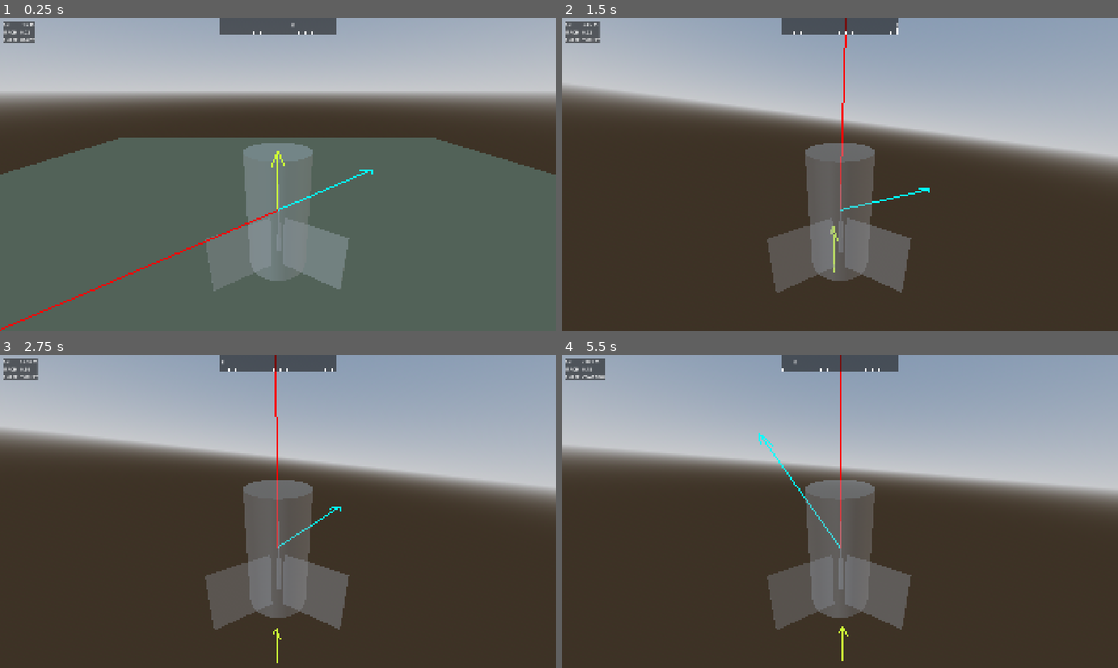
Above: before the commit, frames 1-4 (two rows, left to right).
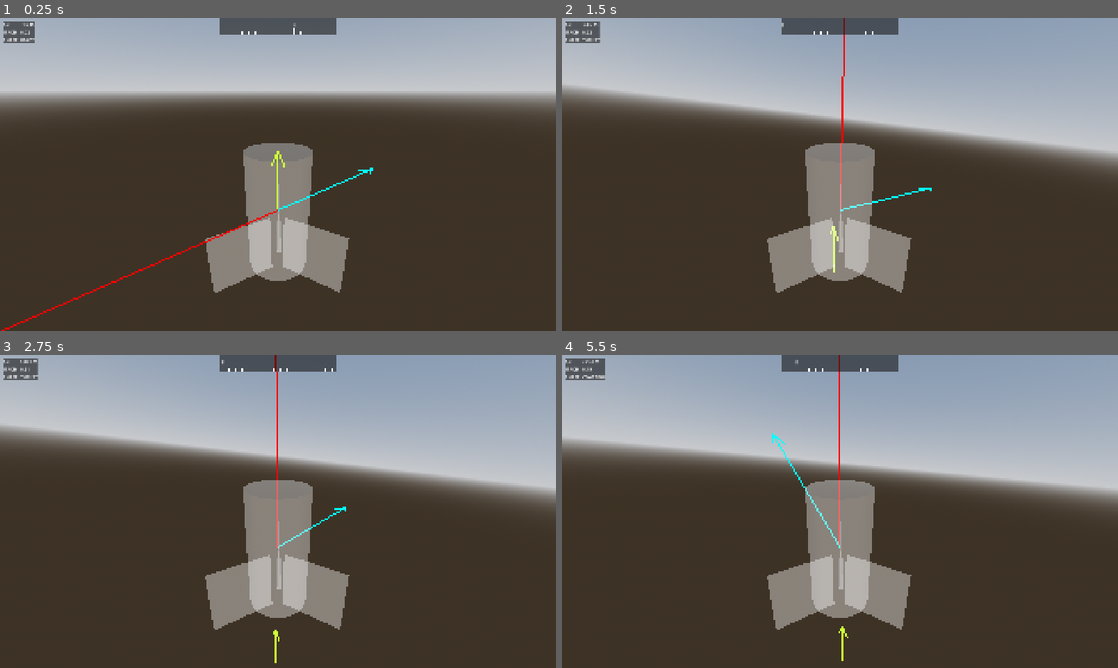
Above: after the commit, the same moments.

Repository: Mauco003/skyward-launch
Game: Godot game, scene res://main.tscn
Two runs of this game, one before a commit and one after it. Both use one fixed random seed, a clock stepped at 60 frames per second and the inputs below.
Inputs (mouse positions are in pixels of both pictures, inside the frame that each line leads up to):
- Up to frame 1 (0.25 s): no input
- Up to frame 2 (1.5 s): tap Enter at 0.5 s; move the mouse to (962, 158) at 0.52 s; tap Space (launch) at 0.6 s; click (962, 158) at 0.67 s; drag from (728, 190) to (812, 237) at 1.27 s
- Up to frame 3 (2.75 s): move the mouse to (333, 442) at 2.02 s; hold Ctrl from 2.03 s (still down); click (333, 442) at 2.17 s
- Up to frame 4 (5.5 s): release Ctrl at 2.75 s; drag from (812, 574) to (673, 464) at 2.77 s; move the mouse to (1006, 558) at 3.52 s; tap Space (launch) at 3.6 s; click (1006, 558) at 3.67 s; drag from (673, 464) to (756, 433) at 4.27 s; move the mouse to (867, 511) at 5.02 s; hold Ctrl from 5.03 s (still down); click (867, 511) at 5.17 s

The runs differ from the first frame. In frame 1, 56% of the frame differs, in the area x 0-100%, y 1-100%; in frame 2, 8.6%; in frame 3, 7.8%; in frame 4, 11%.
Error after the commit: Assertion failed. (res://addons/zylann.hterrain/hterrain_data.gd:1009)

Commit message:
Re-import terrain data

Diff:
--- a/main.tscn
+++ b/main.tscn
@@ -9,6 +9,9 @@
 [ext_resource type="Script" uid="uid://b3mner3prtnwc" path="res://scripts/telemetry/telemetry.gd" id="7_272bh"]
 [ext_resource type="Script" uid="uid://d4pc8w4fbudo" path="res://scripts/telemetry/compass.gd" id="8_5vw27"]
 [ext_resource type="Theme" uid="uid://cehrckpgv4dy0" path="res://assets/themes/default.tres" id="8_kek77"]
+[ext_resource type="Script" uid="uid://d2yyc00tcs378" path="res://addons/zylann.hterrain/hterrain.gd" id="10_dg77c"]
+[ext_resource type="Resource" uid="uid://mtknbs8fsjb7" path="res://assets/terrain/roccaraso/data.hterrain" id="11_ycdy4"]
+[ext_resource type="Script" uid="uid://dq0ak26blyq5g" path="res://addons/zylann.hterrain/hterrain_texture_set.gd" id="12_w48qg"]
 
 [sub_resource type="StandardMaterial3D" id="StandardMaterial3D_7mycd"]
 albedo_color = Color(0.5019608, 0.5137255, 0.3882353, 1)
@@ -56,12 +59,18 @@
 _data = [Vector2(0, 1), 0.0, 0.0, 0, 0, Vector2(1, 1), 0.0, 0.0, 0, 0]
 point_count = 2
 
+[sub_resource type="Resource" id="Resource_vivmo"]
+script = ExtResource("12_w48qg")
+mode = 0
+textures = [[], []]
+
 [node name="World" type="Node3D" unique_id=1314354454]
 script = ExtResource("1_0xm2m")
 
 [node name="SimulationManager" type="Node" parent="." unique_id=1747496149]
 process_physics_priority = -1
 script = ExtResource("2_7mycd")
+initial_altitude = 1140
 
 [node name="Wind" type="Node" parent="." unique_id=8213278]
 unique_name_in_owner = true
@@ -75,6 +84,7 @@
 
 [node name="Terrain" type="MeshInstance3D" parent="." unique_id=933990466]
 transform = Transform3D(10, 0, 0, 0, 10, 0, 0, 0, 10, 0, 0, 0)
+visible = false
 mesh = SubResource("PlaneMesh_7dm0k")
 
 [node name="StaticBody3D" type="StaticBody3D" parent="Terrain" unique_id=1324326770]
@@ -83,13 +93,13 @@
 shape = SubResource("ConvexPolygonShape3D_ig7tw")
 
 [node name="Rocket" type="RigidBody3D" parent="." unique_id=1574210833]
-transform = Transform3D(-4.371139e-08, -1, 0, 1, -4.371139e-08, 0, 0, 0, 1, 8.873404e-09, 1.0470002, 0)
+transform = Transform3D(-4.371139e-08, -1, 0, 1, -4.371139e-08, 0, 0, 0, 1, 8.873404e-09, 1.228488, 0)
 mass = 30.0
 inertia = Vector3(0.14, 21.35, 21.35)
 script = ExtResource("1_ig7tw")
 
 [node name="CollisionShape3D" type="CollisionShape3D" parent="Rocket" unique_id=1195020357]
-transform = Transform3D(-4.371139e-08, 1, 0, -1, -4.371139e-08, 0, 0, 0, 1, 0, 0.20504975, 0)
+transform = Transform3D(-4.371139e-08, 1, 0, -1, -4.371139e-08, 0, 0, 0, 1, 0, 0, 0)
 shape = SubResource("CylinderShape3D_0xm2m")
 
 [node name="ThirdPersonCamera" type="Camera3D" parent="Rocket" unique_id=1111961493]
@@ -171,3 +181,27 @@
 grow_horizontal = 2
 theme = ExtResource("8_kek77")
 script = ExtResource("8_5vw27")
+
+[node name="HTerrain" type="Node3D" parent="." unique_id=2112713398]
+transform = Transform3D(-4.371139e-08, 0, -1, 0, 1, 0, 1, 0, -4.371139e-08, 4500, -627.675, -3900)
+script = ExtResource("10_dg77c")
+map_scale = Vector3(3.56, 1, 3.56)
+_terrain_data = ExtResource("11_ycdy4")
+chunk_size = 32
+collision_enabled = true
+collision_layer = 1
+collision_mask = 1
+shader_type = "Classic4Lite"
+custom_shader = null
+custom_globalmap_shader = null
+texture_set = SubResource("Resource_vivmo")
+render_layers = 1
+cast_shadow = 1
+shader_params/u_ground_uv_scale = 20
+shader_params/u_depth_blending = true
+shader_params/u_triplanar = null
+shader_params/u_tile_reduction = null
+metadata/_custom_type_script = "uid://d2yyc00tcs378"
+
+[node name="DirectionalLight3D" type="DirectionalLight3D" parent="." unique_id=1233839601]
+transform = Transform3D(0.7602246, 0.64966035, 0, -0.6458445, 0.75575936, 0.10822492, 0.07030944, -0.08227524, 0.99412644, 0, 0, -1377.288)
--- a/scripts/simulation/simulation_manager.gd
+++ b/scripts/simulation/simulation_manager.gd
@@ -8,6 +8,12 @@
 
 @onready var compass = %Compass
 
+## Rocket starting altitude. Used to calculate altitude a.m.s.l.
+@export var initial_altitude = 0;
+
+var altitude_amsl: float;
+var altitude_agl: float;
+
 # Called when the node enters the scene tree for the first time.
 func _ready() -> void:
 	atmosphere.set_altitude(rocket.position.y);
@@ -15,7 +21,12 @@
 
 # Called every frame. 'delta' is the elapsed time since the previous frame.
 func _process(_delta: float) -> void:
-	atmosphere.set_altitude(rocket.position.y);
+	altitude_agl = rocket.position.y;
+	altitude_amsl = altitude_agl + initial_altitude;
+
+	# Atmosphere altitude is defined amsl to correctly compute ISA air
+	atmosphere.set_altitude(altitude_amsl);
+	# Wind altitude is defined agl
 	wind.set_altitude(rocket.position.y);
 
 	var rocket_axis = rocket.transform.basis.x;
